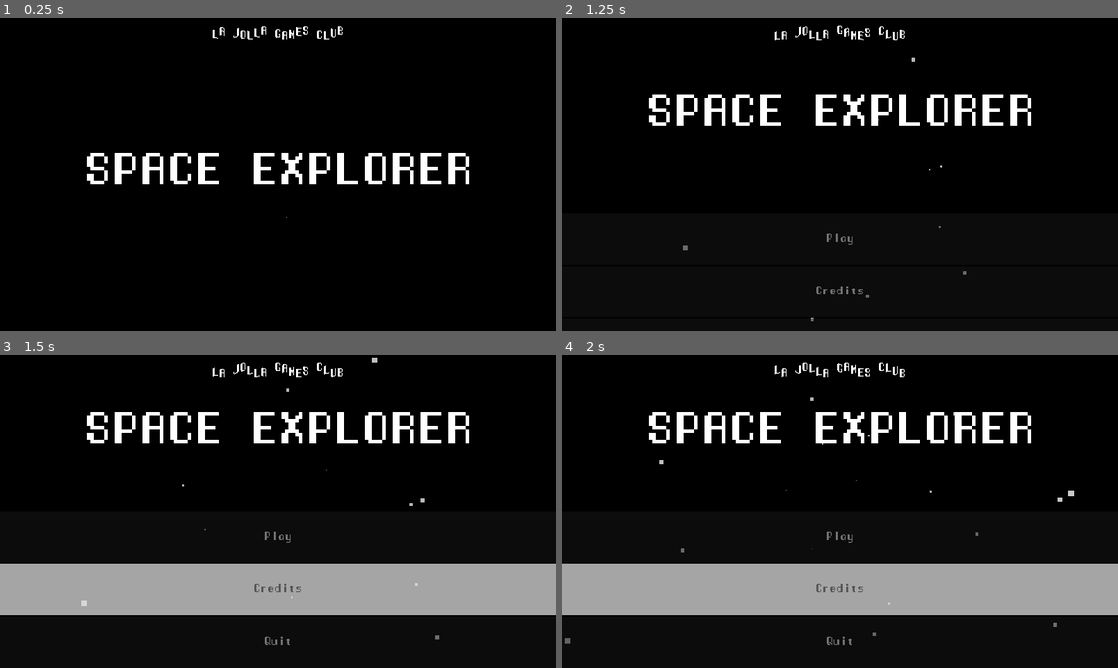
Above: before the commit, frames 1-4 (two rows, left to right).
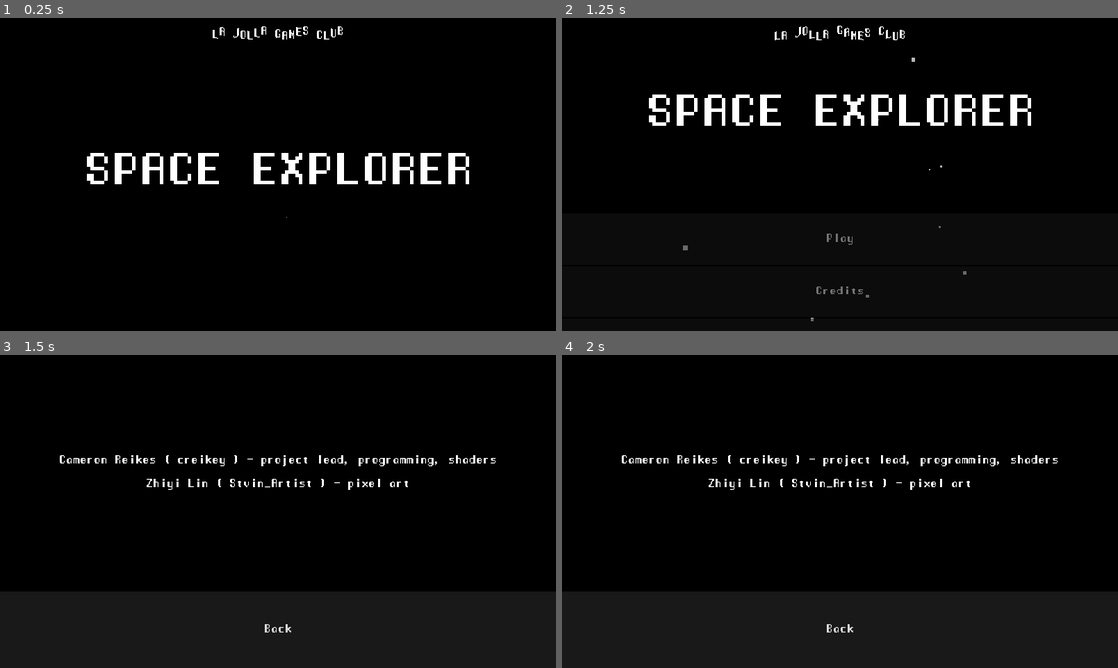
Above: after the commit, the same moments.

Repository: lajollagamesclub/week-135
Game: Godot game, scene res://TitleScreen.tscn
Same seed, same stepped clock (60 frames per second), same inputs: the game is played once before the commit and once after it.
Inputs:
- Up to frame 1 (0.25 s): no input
- Up to frame 2 (1.25 s): no input
- Up to frame 3 (1.5 s): click "Credits" at 1.25 s
- Up to frame 4 (2 s): no input

Frames 1-2 are identical in both runs. In frame 3, 21% of the frame differs, in the area x 0-100%, y 0-93%; in frame 4, 21%, in the area x 0-100%, y 2-93%.

Commit message:
Add credits scene

Diff:
--- /dev/null
+++ b/src/Credits.tscn
@@ -0,0 +1,32 @@
+[gd_scene load_steps=3 format=2]
+
+[ext_resource path="res://TravelButton.tscn" type="PackedScene" id=1]
+[ext_resource path="res://default_theme.tres" type="Theme" id=2]
+
+[node name="Credits" type="Node2D"]
+
+[node name="UI" type="CanvasLayer" parent="."]
+
+[node name="CreditsLabel" type="Label" parent="UI"]
+anchor_right = 1.0
+margin_bottom = 812.0
+theme = ExtResource( 2 )
+text = "Cameron Reikes ( creikey ) - project lead, programming, shaders
+
+Zhiyi Lin ( Stvin_Artist ) - pixel art"
+align = 1
+valign = 1
+__meta__ = {
+"_edit_use_anchors_": false
+}
+
+[node name="BackButton" parent="UI" instance=ExtResource( 1 )]
+anchor_top = 1.0
+anchor_right = 1.0
+anchor_bottom = 1.0
+margin_top = -264.0
+margin_right = 0.0
+margin_bottom = 0.0
+theme = ExtResource( 2 )
+text = "Back"
+target_scene_file = "res://TitleScreen.tscn"
--- a/src/TitleScreen.tscn
+++ b/src/TitleScreen.tscn
@@ -114,6 +114,7 @@
 margin_top = 181.0
 margin_bottom = 358.0
 text = "Credits"
+target_scene_file = "res://Credits.tscn"
 
 [node name="QuitButton" type="Button" parent="UI/Buttons"]
 margin_top = 362.0
